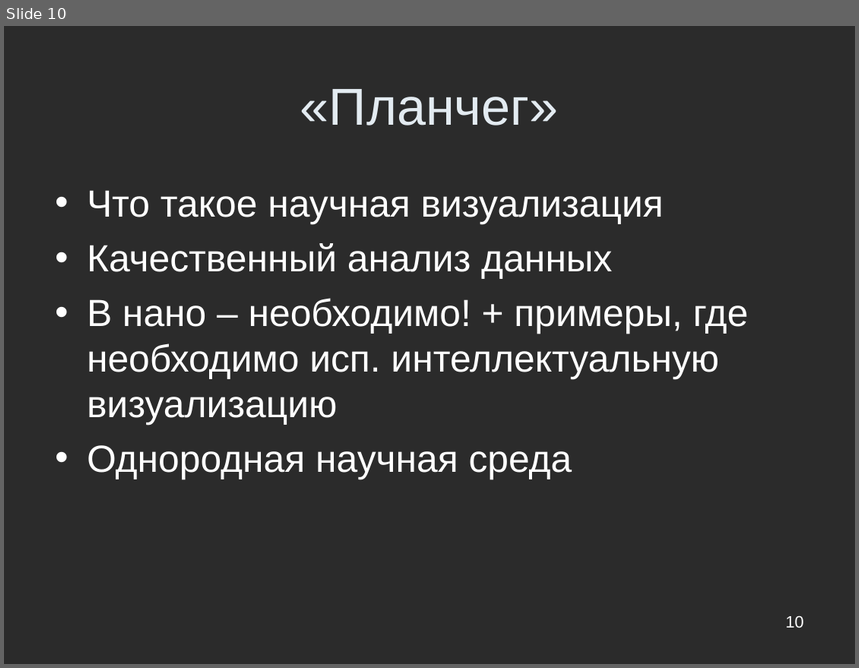
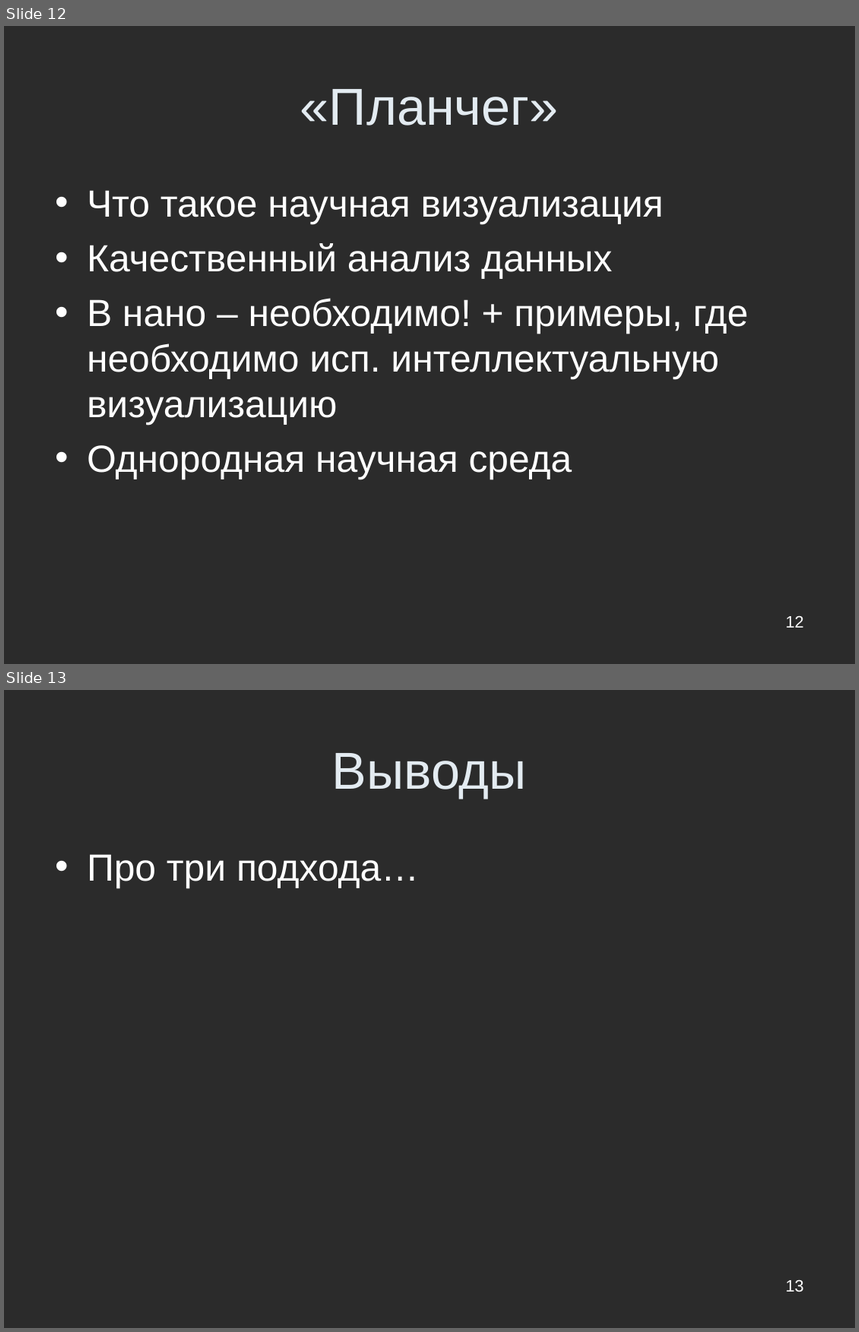
Before and after one commit to Jacobi20/nano-vis, a slide deck: trunk/docs/cys2010.ppt. Shown one above the other, each under a label of ours: slide 10 before the commit, slides 12 and 13 after it. The pictures are 859x668 and 859x1332 pixels, drawn with LibreOffice and Linux fonts; fonts in the diff are those of the drawing; background and template pictures are left out; a plain dark background stands for a picture behind light text. Boxes give left, top, right and bottom in pixels: in the first picture for what was removed or moved away, otherwise in the second. Text is boxed around its words. In the diff, an @@ line names an element or a change of style, - is before the commit and + after.

```diff
--- a/trunk/docs/cys2010.ppt
+++ b/trunk/docs/cys2010.ppt
@@ slide 13 added at (4,690,855,1328), background picture (left out) @@
@@ title added at (332,753,527,799), 44 pt, text #E3EBF1 @@
+Выводы
@@ text added at (87,854,419,888), 32 pt, text #FFFFFF @@
+• Про три подхода…
@@ page number added at (786,1281,804,1293), 14 pt, text #FFFFFF @@
+13
@@ what was slide 10 is now slide 12 @@
@@ page number at (786,617,804,628): text changed @@
-10
+12
```
Also in this commit, not shown: 7 slides changed, 2 other slides added, 1 slide removed, 7 other files.
